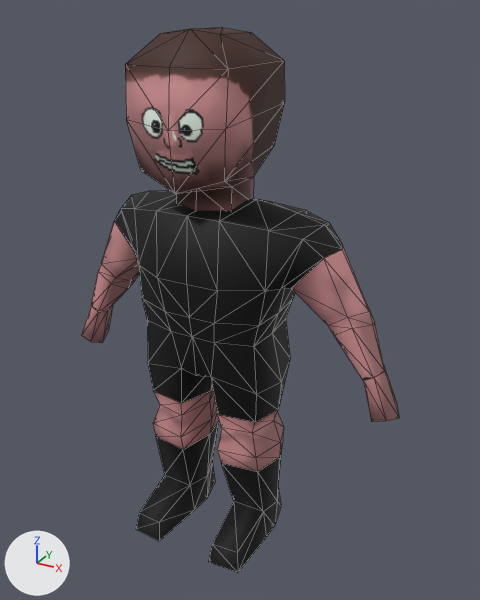
An edit to the glTF model assets/player.glb, drawn before and after from the same camera.
Before and after are seen from a 50 mm lens placed at (1.102, -1.764, 1.863), pointed at (0.079, 0.096, 0.933). The lights are fixed; the arrows at lower left show +X, +Y and +Z. The older version comes first. Mesh edges are drawn as thin lines. Vertices at exactly the same position are counted once.

The first picture shows 'player_mesh'.
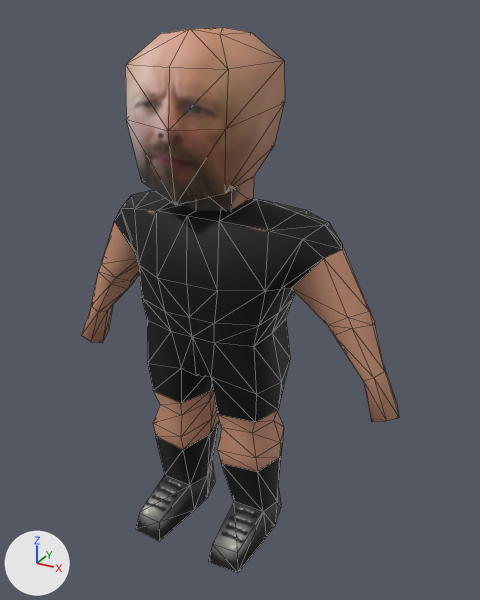
Boxes (x1, y1, x2, y2) around the edits, measured in the pictures (480 x 600 px; the box of a moved part takes in the faces that stretch with it):
'player_mesh', surface changed, reshaped
    both: (81, 27, 399, 573)
part 1 of me_player_mesh, moved or reshaped
    before: (126, 102, 285, 194)
    after: (126, 102, 285, 205)

The change, as a diff of the scene's bpy script:
```diff
--- a/assets/player.glb.py
+++ b/assets/player.glb.py
@@ img_skin_jam @@
+img_skin_jam = load_image('skin-jam', '_unpacked/skin-jam', 512, 512, 'sRGB')
@@ mat_player_kit @@
 mat_player_kit = principled_material('player_kit')
-mat_player_kit.texture = img_skin
+mat_player_kit.texture = img_skin_jam
 mat_player_kit.roughness = 0.705
@@ me_player_mesh @@
 me_player_mesh.from_pydata(...)  # 254 vertices, 496 faces; spans x -0.67..0.67, y -0.2..0.28, z 0.0..1.81
 # used by ob_player_mesh; location = (0.0, 0.0, 0.0)
 # before: 2 (-0.15, -0.12, 1.41) at pixel (140, 170), 10 (0.0, -0.16, 1.36) at pixel (175, 193), 141 (0.15, -0.12, 1.41) at pixel (224, 181)
+# me_player_mesh part 1
+for i in [2, 10, 141]: me_player_mesh.vertices[i].co += Vector((0.0, 0.0, -0.04))
 me_player_mesh.materials.append(mat_player_kit)
```
